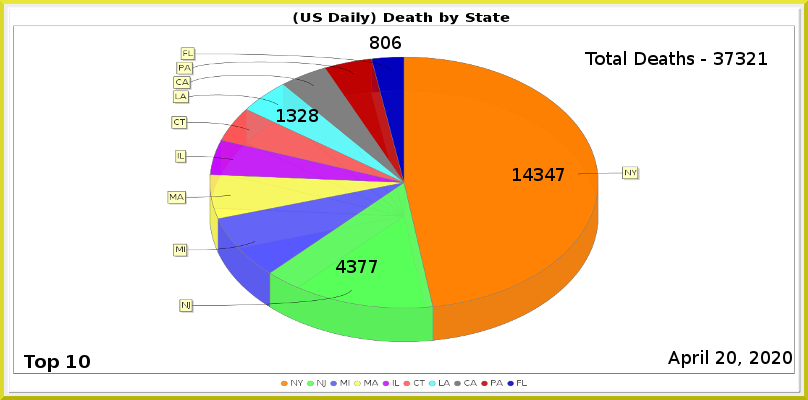
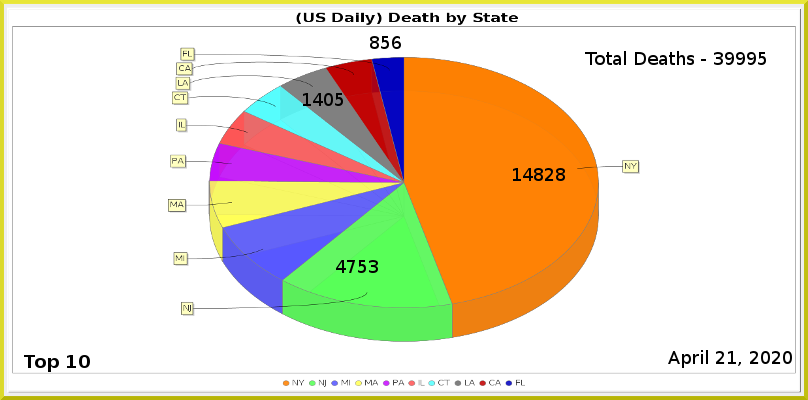
Layers edited between the first and the second 808px x 400px image:
painted on "Least" over [381, 36, 390, 49]
painted on "LA" over [277, 93, 343, 122]
painted on "NJ" over [347, 260, 378, 273]
painted on "NY" over [534, 168, 565, 181]
renamed "Total Deaths - 37321" to "Total Deaths - 39995", painted on it over [725, 52, 767, 65]
painted on "Current Date" over [727, 351, 736, 364]
painted on "Death_by_State.png" over [7, 7, 802, 393]
